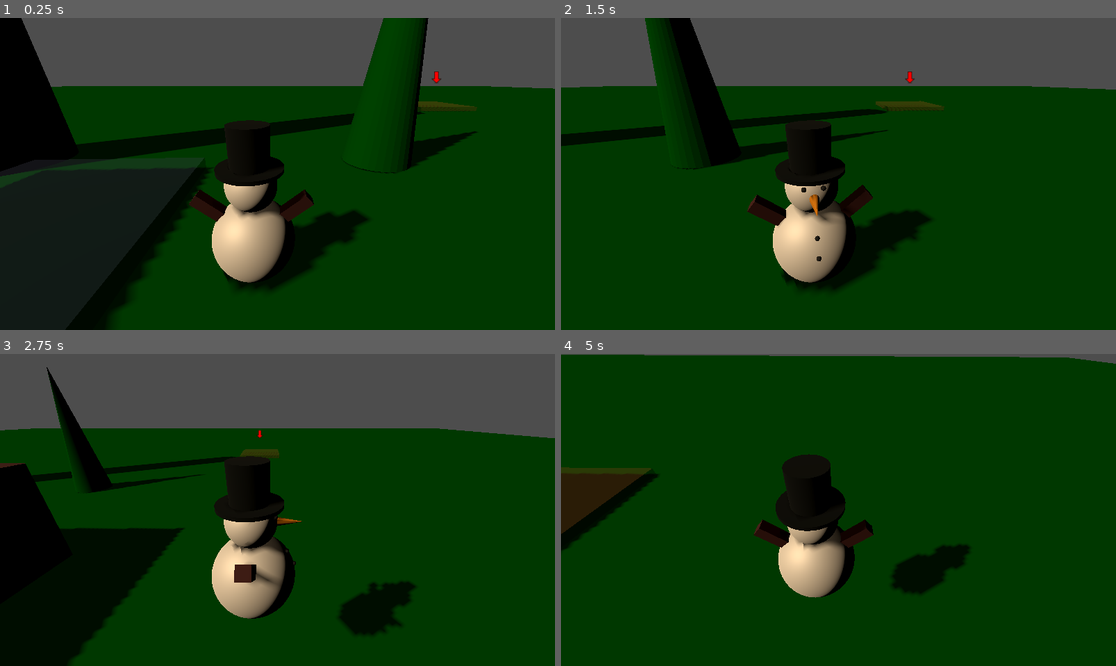
Above: before the commit, frames 1-4 (two rows, left to right).
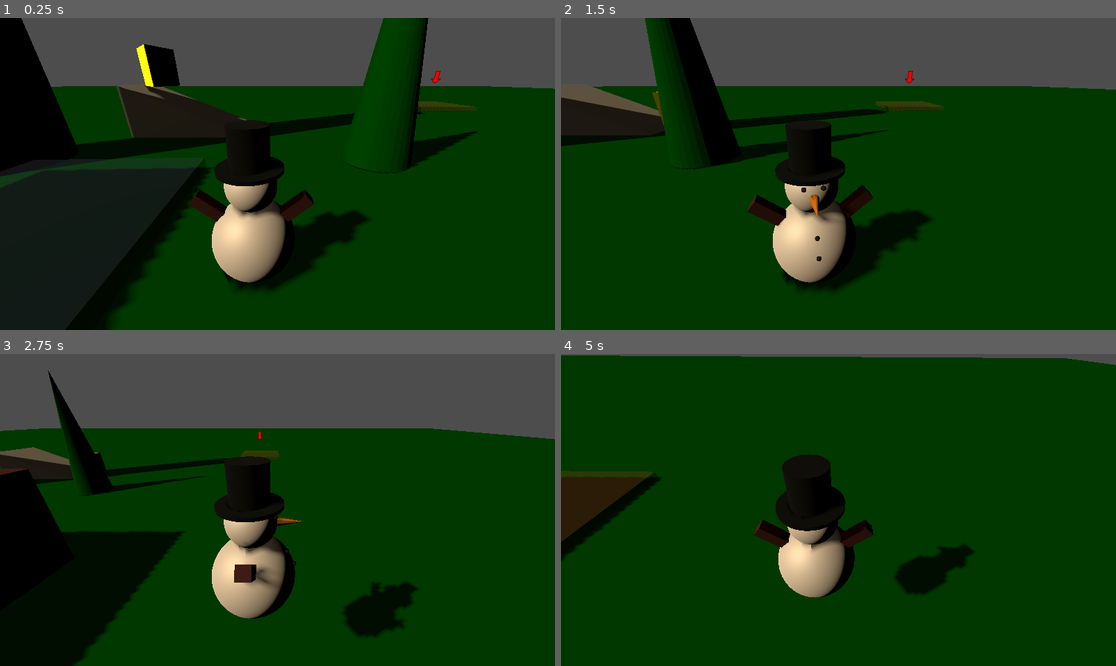
Above: after the commit, the same moments.

Repository: ThannooDhanan/3D-Game
Game: Godot game, scene res://Starting_Scene.tscn
The game is run twice, just before and just after one commit, with the same random seed, the same clock (stepped at 60 frames per second) and the same inputs.
Inputs (mouse positions are in pixels of both pictures, inside the frame that each line leads up to):
- Up to frame 1 (0.25 s): no input
- Up to frame 2 (1.5 s): move the mouse to (960, 158) at 0.52 s; hold Right (Right) 0.53-1.28 s; hold X (Dig) 0.53-1.28 s; tap Space (jump) at 0.77, 0.8, 1.07, 1.35 s; move the mouse to (727, 189) at 1.27 s; hold Down (Backward) from 1.28 s (still down)
- Up to frame 3 (2.75 s): tap Space (jump) at 1.52, 1.82, 2.3 s; tap X (Dig) at 1.55 s; move the mouse to (333, 441) at 2.02 s; release Down (Backward) at 2.03 s; hold Right (Right) from 2.03 s (still down); hold X (Dig) from 2.03 s (still down)
- Up to frame 4 (5 s): move the mouse to (810, 572) at 2.77 s; release Right (Right) at 2.78 s; release X (Dig) at 2.78 s; hold W (Forward) from 2.78 s (still down); click (810, 572) at 2.85 s; tap Space (jump) at 3.02, 3.32, 3.77, 3.8, 4.07, 4.35, 4.52, 4.82 s; tap X (Dig) at 3.05, 4.55 s; move the mouse to (877, 513) at 3.52 s; hold X (Dig) 3.53-4.28 s; move the mouse to (794, 506) at 4.27 s

The runs differ from the first frame. In frame 1, 3.4% of the frame differs, in the area x 20-80%, y 8-39%; in frame 2, 2.4%; in frame 3, 2.5%; in frame 4, 1.5%.

Commit message:
Digging for rewards
You can now dig at sites and claim the buried treasures.

Diff:
--- /dev/null
+++ b/Materials/Color Materials/treasure.tres
@@ -0,0 +1,4 @@
+[gd_resource type="StandardMaterial3D" format=3 uid="uid://ce8tijgnp7uge"]
+
+[resource]
+albedo_color = Color(1.9604187, 1.9604187, 0, 1)
--- /dev/null
+++ b/Materials/Physics/Frictionless.tres
@@ -0,0 +1,4 @@
+[gd_resource type="PhysicsMaterial" format=3 uid="uid://bhsh6ehsici0y"]
+
+[resource]
+friction = 0.3
--- /dev/null
+++ b/Scripts/Level/TrapManagement.gd
@@ -0,0 +1,5 @@
+extends Node3D
+
+@export_group("Trap")
+@onready var hazard: int
+@onready var collapse: int
--- /dev/null
+++ b/Scripts/components/health_component.gd
@@ -0,0 +1,18 @@
+extends Node3D
+class_name HealthComponent
+"""
+This component will serve as the health for anything that uses health,
+"""
+
+@export var health := 5
+#Custom signal incase something occurs on death (like a death bomb)
+signal destroyed
+
+#damage function can also serve as healing with negative numbers passed
+func take_damage(damage : int):
+	health -= damage
+	if health <= 0:
+		die()
+
+func die():
+	destroyed.emit()
--- a/Scripts/player.gd
+++ b/Scripts/player.gd
@@ -20,9 +20,14 @@
 @export var acceleration := 12.0
 @export var rotationSpeed := 10.0
 @export var jumpStrength := 10.0
+@export var coyote_time := .1
+@onready var health := %HealthComponent
+var treasureInHand : Treasure
 
+"""Miscelaneous player status"""
 @onready var player_skin := %"SnowmanSkin"
-var gravity := -30
+var gravity = ProjectSettings.get_setting("physics/3d/default_gravity")
+var was_on_floor := true
 var camera_input_direction := Vector2.ZERO
 var last_mov_direction := Vector3.FORWARD
 var current_state = player_state.IDLE
@@ -48,7 +53,6 @@
 		camera_input_direction = event.screen_relative * mouseSensitivity
 
 func _physics_process(delta):
-
 	rotateCamera(delta)
 	if current_state != player_state.DIGGING:
 		movePlayer(delta)
@@ -81,15 +85,34 @@
 	"""Moves player"""
 	move_direction.y = 0.0
 	velocity = velocity.move_toward(move_direction.normalized() * speed, acceleration * delta)
-	velocity.y = verticalVelocity + gravity * delta
-	velocity.y = clamp(velocity.y, -300, INF)
+	if !is_on_floor():
+		#A coyote timer make jumping mor forgiving in the game.
+		if was_on_floor:
+			get_tree().create_timer(coyote_time).timeout.connect(coyote_timeout)
+		velocity.y = verticalVelocity - (gravity * delta)
+		velocity.y = clamp(velocity.y, -300, 10)
+	else:
+		was_on_floor = true
 
+	jump()
+	face_player(move_direction, delta)
+
+func jump():
 	"""Jumps"""
-	var is_jumping := Input.is_action_just_pressed("jump") and is_on_floor()
-	if is_jumping:
+	var is_jumping := Input.is_action_just_pressed("jump")
+	if is_jumping and ( was_on_floor):
+		if treasureInHand:
+			print("I have: " + treasureInHand.name)
+		else:
+			print("I have no treasure :(")
 		velocity.y += jumpStrength
+		was_on_floor = false
 	move_and_slide()
 
+func coyote_timeout():
+	was_on_floor = false
+
+func face_player(move_direction: Vector3, delta: float):
 	"""Faces Player"""
 	if move_direction.length() > 0.2:
 		last_mov_direction = move_direction
--- /dev/null
+++ b/Scripts/treasures/treasure.gd
@@ -0,0 +1,34 @@
+extends Node3D
+class_name Treasure
+
+@onready var contactBox := %ContactBox
+@onready var collider := $CollisionShape3D
+@onready var skin := %Skin
+@onready var physics_material := "res://Materials/Physics/Frictionless.tres"
+
+var velocity := Vector3.ZERO
+var gravity = ProjectSettings.get_setting("physics/3d/default_gravity")
+@export_range(5,50) var value: int
+
+func _physics_process(delta: float):
+	#simple rotation for the object
+	skin.rotate(Vector3.UP, delta)
+	velocity.y -= (gravity * delta)
+	velocity.y = clamp(velocity.y, -300, 10)
+
+
+func _on_contact_box_body_entered(body: Node3D):
+	if body is Player:
+		body.treasureInHand = self
+		print("in inventory!")
+		visible = false
+		collider.call_deferred("set", "disabled", true)
+		#process_mode = Node.PROCESS_MODE_DISABLED
+
+func _on_body_entered(body: Node) -> void:
+	#collision layer 2 is the ground
+	if(body.collision_layer == 2):
+		self.physics_material_override.friction = 0.5
+	#make the treasue slide off any surface it's resting on
+	else:
+		self.physics_material_override.friction = 0.25
--- /dev/null
+++ b/Scripts/treasures/treasure_bank.gd
@@ -0,0 +1,7 @@
+extends Node3D
+
+@onready var treasureBank := [
+	["res://treasure.tscn"], #level1 treasure
+	[], #level2 treasure
+	[] #level3 treasure
+	]
--- a/Scripts/waypoint_and_home.gd
+++ b/Scripts/waypoint_and_home.gd
@@ -3,10 +3,12 @@
 @onready var dig_spots := %Checkpoints
 @onready var home := %Home
 
+var activeWaypoint: DigSpot
+
 # Called when the node enters the scene tree for the first time.
 func _ready() -> void:
 	var randomPoint = randi_range(1, len(dig_spots.get_children())) - 1
-	var activeWaypoint : DigSpot = dig_spots.get_child(randomPoint)
+	activeWaypoint = dig_spots.get_child(randomPoint)
 	for waypoint in dig_spots.get_children():
 		waypoint.playerEnteredSite.connect(playerInPoint)
 		waypoint.playerLeftSite.connect(playerLeftPoint)
@@ -20,6 +22,7 @@
 func playerInPoint(digSite: Area3D, player: Node3D) -> void:
 	if player is Player and digSite.active:
 		player.canDig = true
+		player.finishedDigging.connect(goHome)
 		#wait for the player to finish digging then deactivate digSite
 		#make home the new active point
 		print("Player " + player.name + " in " + digSite.name)
@@ -27,3 +30,7 @@
 func playerLeftPoint(player: Node3D):
 	if player is Player:
 		player.canDig = false
+
+func goHome():
+	activeWaypoint.active = false
+	activeWaypoint.visible = false
--- a/Starting_Scene.tscn
+++ b/Starting_Scene.tscn
@@ -1,11 +1,14 @@
-[gd_scene load_steps=15 format=3 uid="uid://bgtgpb3jxkm56"]
+[gd_scene load_steps=18 format=3 uid="uid://bgtgpb3jxkm56"]
 
-[ext_resource type="Material" uid="uid://dy2vo6xbu52ky" path="res://Materials/ground.tres" id="1_4e0oo"]
+[ext_resource type="Material" uid="uid://dy2vo6xbu52ky" path="res://Materials/Color Materials/ground.tres" id="1_4e0oo"]
 [ext_resource type="PackedScene" uid="uid://d2w684tflowaa" path="res://snowman.tscn" id="1_g45l7"]
+[ext_resource type="Script" uid="uid://b5yltvfypkusb" path="res://Scripts/Level/TrapManagement.gd" id="1_y1wb8"]
 [ext_resource type="ArrayMesh" uid="uid://doapevvd5fwf2" path="res://Objects/carrot.obj" id="3_b4p0v"]
-[ext_resource type="Material" uid="uid://ckm4aknro6eh1" path="res://Materials/carrot.tres" id="4_t3ix3"]
-[ext_resource type="Material" uid="uid://cp8ddjlkjemya" path="res://Materials/Snowman_arm.tres" id="5_y1wb8"]
+[ext_resource type="Material" uid="uid://ckm4aknro6eh1" path="res://Materials/Color Materials/carrot.tres" id="4_t3ix3"]
+[ext_resource type="Material" uid="uid://cp8ddjlkjemya" path="res://Materials/Color Materials/Snowman_arm.tres" id="5_y1wb8"]
 [ext_resource type="PackedScene" uid="uid://dw4agfysx3wke" path="res://waypoint_and_return.tscn" id="6_t3ix3"]
+[ext_resource type="PackedScene" uid="uid://fja02r6tv40w" path="res://Treasures/treasure.tscn" id="8_l2gww"]
+[ext_resource type="PackedScene" uid="uid://7t6oubquod5h" path="res://to delete/ramp.tscn" id="9_na0wc"]
 
 [sub_resource type="QuadMesh" id="QuadMesh_e4ond"]
 
@@ -26,13 +29,16 @@
 [sub_resource type="BoxShape3D" id="BoxShape3D_b4p0v"]
 
 [node name="Main" type="Node3D"]
+script = ExtResource("1_y1wb8")
 
 [node name="MeshInstance3D" type="MeshInstance3D" parent="."]
 transform = Transform3D(100, 0, 0, 0, 4.37114e-06, 100, 0, -100, 4.37114e-06, 0, -0.0245649, 0)
+layers = 2
 mesh = SubResource("QuadMesh_e4ond")
 surface_material_override/0 = ExtResource("1_4e0oo")
 
 [node name="StaticBody3D2" type="StaticBody3D" parent="MeshInstance3D"]
+collision_layer = 2
 physics_material_override = SubResource("PhysicsMaterial_b4p0v")
 
 [node name="CollisionShape3D" type="CollisionShape3D" parent="MeshInstance3D/StaticBody3D2"]
@@ -104,5 +110,11 @@
 [node name="WaypointAndReturn" parent="." instance=ExtResource("6_t3ix3")]
 transform = Transform3D(-0.041718695, 0, 0.9991294, 0, 1, 0, -0.9991294, 0, -0.041718695, -2.5750403, 0, -0.45673704)
 
+[node name="Treasure" parent="." instance=ExtResource("8_l2gww")]
+transform = Transform3D(1, 0, 0, 0, 1, 0, 0, 0, 1, -3.3497577, 2.4976833, -5.068224)
+
+[node name="Ramp" parent="." instance=ExtResource("9_na0wc")]
+transform = Transform3D(-1.18784946e-07, 3.4367704, 0, -2.7174828, -1.50226e-07, 0, 0, 0, 1.8880184, -2.304203, 4.7683716e-07, -5.2471685)
+
 [editable path="Snowman"]
 [editable path="WaypointAndReturn"]
--- /dev/null
+++ b/Treasures/treasure.tscn
@@ -0,0 +1,44 @@
+[gd_scene load_steps=7 format=3 uid="uid://fja02r6tv40w"]
+
+[ext_resource type="Script" uid="uid://nitlwgig5ort" path="res://Scripts/treasures/treasure.gd" id="1_hhdy1"]
+[ext_resource type="PhysicsMaterial" uid="uid://bhsh6ehsici0y" path="res://Materials/Physics/Frictionless.tres" id="1_lxfyp"]
+[ext_resource type="Material" uid="uid://ce8tijgnp7uge" path="res://Materials/Color Materials/treasure.tres" id="2_lxfyp"]
+
+[sub_resource type="PrismMesh" id="PrismMesh_qkt42"]
+
+[sub_resource type="CapsuleShape3D" id="CapsuleShape3D_hhdy1"]
+height = 1.3
+
+[sub_resource type="BoxShape3D" id="BoxShape3D_h85lg"]
+size = Vector3(1.4, 1.4, 1.4)
+
+[node name="Treasure" type="RigidBody3D"]
+collision_mask = 3
+axis_lock_angular_x = true
+axis_lock_angular_y = true
+axis_lock_angular_z = true
+physics_material_override = ExtResource("1_lxfyp")
+contact_monitor = true
+max_contacts_reported = 2
+script = ExtResource("1_hhdy1")
+value = 5
+
+[node name="Skin" type="MeshInstance3D" parent="."]
+unique_name_in_owner = true
+transform = Transform3D(1, 0, 0, 0, -4.371139e-08, -1, 0, 1, -4.371139e-08, 0, 0, 0)
+mesh = SubResource("PrismMesh_qkt42")
+surface_material_override/0 = ExtResource("2_lxfyp")
+
+[node name="CollisionShape3D" type="CollisionShape3D" parent="."]
+transform = Transform3D(1, 0, 0, 0, 1, 0, 0, 0, 1, 2.9802322e-08, -0.049572825, 2.9802322e-08)
+shape = SubResource("CapsuleShape3D_hhdy1")
+
+[node name="ContactBox" type="Area3D" parent="."]
+unique_name_in_owner = true
+
+[node name="CollisionShape3D" type="CollisionShape3D" parent="ContactBox"]
+transform = Transform3D(1, 0, 0, 0, 1, 0, 0, 0, 1, -5.9604645e-08, 5.9604645e-08, 5.9604645e-08)
+shape = SubResource("BoxShape3D_h85lg")
+
+[connection signal="body_entered" from="." to="." method="_on_body_entered"]
+[connection signal="body_entered" from="ContactBox" to="." method="_on_contact_box_body_entered"]
--- /dev/null
+++ b/Treasures/treasure_bank.tscn
@@ -0,0 +1,6 @@
+[gd_scene load_steps=2 format=3 uid="uid://cwat0tklgfm1g"]
+
+[ext_resource type="Script" uid="uid://orv0n61cdivl" path="res://Scripts/treasures/treasure_bank.gd" id="1_gxioj"]
+
+[node name="Treasure Bank" type="Node3D"]
+script = ExtResource("1_gxioj")
--- /dev/null
+++ b/home.tscn
@@ -0,0 +1,25 @@
+[gd_scene load_steps=5 format=3 uid="uid://b3uo6entoqbxq"]
+
+[ext_resource type="Material" uid="uid://dw2q727oh5sog" path="res://Materials/Color Materials/home_point.tres" id="1_tt30a"]
+[ext_resource type="Texture2D" uid="uid://c5wno254pwfkk" path="res://picture/Arrow.png" id="2_1ey7h"]
+
+[sub_resource type="BoxShape3D" id="BoxShape3D_w1vx1"]
+size = Vector3(3, 0.2, 3)
+
+[sub_resource type="BoxMesh" id="BoxMesh_tdds4"]
+
+[node name="Home" type="Area3D"]
+
+[node name="CollisionShape3D" type="CollisionShape3D" parent="."]
+transform = Transform3D(1, 0, 0, 0, 1, 0, 0, 0, 1, 0, 0.099999994, 0)
+shape = SubResource("BoxShape3D_w1vx1")
+
+[node name="MeshInstance3D" type="MeshInstance3D" parent="."]
+transform = Transform3D(3, 0, 0, 0, 0.2, 0, 0, 0, 3, 0, 0.1, 0)
+mesh = SubResource("BoxMesh_tdds4")
+surface_material_override/0 = ExtResource("1_tt30a")
+
+[node name="Sprite3D" type="Sprite3D" parent="."]
+transform = Transform3D(1, 0, 0, 0, 1, 0, 0, 0, 1, 0, 1.5, 0)
+billboard = 2
+texture = ExtResource("2_1ey7h")
--- a/point_of_interest.tscn
+++ b/point_of_interest.tscn
@@ -1,7 +1,7 @@
 [gd_scene load_steps=7 format=3 uid="uid://l4412yq7568"]
 
 [ext_resource type="Script" uid="uid://3nq6a431s4v3" path="res://Scripts/Waypoint.gd" id="1_dsmrs"]
-[ext_resource type="Material" uid="uid://t3yma0weqa0d" path="res://Materials/point_of_interest.tres" id="1_you40"]
+[ext_resource type="Material" uid="uid://t3yma0weqa0d" path="res://Materials/Color Materials/point_of_interest.tres" id="1_you40"]
 [ext_resource type="Texture2D" uid="uid://c5wno254pwfkk" path="res://picture/Arrow.png" id="2_dsmrs"]
 
 [sub_resource type="BoxShape3D" id="BoxShape3D_bmrny"]
@@ -28,7 +28,7 @@
 unique_name_in_owner = true
 transform = Transform3D(-4.371139e-08, 0, -1, 0, 1, 0, 1, 0, -4.371139e-08, 0, 1.6, 0)
 material_overlay = SubResource("ShaderMaterial_bmrny")
-billboard = 1
+billboard = 2
 texture = ExtResource("2_dsmrs")
 region_enabled = true
 region_rect = Rect2(4.0653877, 0, 56.475643, 64)
--- a/project.godot
+++ b/project.godot
@@ -61,7 +61,12 @@
 ]
 }
 
+[layer_names]
+
+3d_render/layer_2="Ground"
+
 [physics]
 
 common/physics_ticks_per_second=120
 common/max_physics_steps_per_frame=12
+3d/default_gravity=30.0
--- a/snowman.tscn
+++ b/snowman.tscn
@@ -1,12 +1,13 @@
-[gd_scene load_steps=18 format=3 uid="uid://d2w684tflowaa"]
+[gd_scene load_steps=19 format=3 uid="uid://d2w684tflowaa"]
 
 [ext_resource type="Script" uid="uid://bdts2pfalxpxs" path="res://Scripts/player.gd" id="1_p2611"]
-[ext_resource type="Material" uid="uid://cdn81ab24png" path="res://Materials/Snowman_Snow.tres" id="1_qoueb"]
-[ext_resource type="Material" uid="uid://cp8ddjlkjemya" path="res://Materials/Snowman_arm.tres" id="2_1pmes"]
-[ext_resource type="Material" uid="uid://d8xwkh2jmqux" path="res://Materials/Black_Felt.tres" id="3_jjtob"]
+[ext_resource type="Material" uid="uid://cdn81ab24png" path="res://Materials/Color Materials/Snowman_Snow.tres" id="1_qoueb"]
+[ext_resource type="Material" uid="uid://cp8ddjlkjemya" path="res://Materials/Color Materials/Snowman_arm.tres" id="2_1pmes"]
+[ext_resource type="Material" uid="uid://d8xwkh2jmqux" path="res://Materials/Color Materials/Black_Felt.tres" id="3_jjtob"]
 [ext_resource type="ArrayMesh" uid="uid://doapevvd5fwf2" path="res://Objects/carrot.obj" id="4_jgw4j"]
-[ext_resource type="Material" uid="uid://ckm4aknro6eh1" path="res://Materials/carrot.tres" id="5_clocp"]
-[ext_resource type="Material" uid="uid://cdujprnbgrx66" path="res://Materials/charcoal.tres" id="6_6cxhj"]
+[ext_resource type="Material" uid="uid://ckm4aknro6eh1" path="res://Materials/Color Materials/carrot.tres" id="5_clocp"]
+[ext_resource type="Material" uid="uid://cdujprnbgrx66" path="res://Materials/Color Materials/charcoal.tres" id="6_6cxhj"]
+[ext_resource type="Script" uid="uid://bwyr768688hks" path="res://Scripts/components/health_component.gd" id="8_i22mi"]
 
 [sub_resource type="SphereMesh" id="SphereMesh_1q11d"]
 
@@ -24,11 +25,12 @@
 
 [sub_resource type="CylinderMesh" id="CylinderMesh_xfbe7"]
 
+[sub_resource type="SphereShape3D" id="SphereShape3D_m4omw"]
+
 [sub_resource type="CapsuleShape3D" id="CapsuleShape3D_6q38s"]
 
-[sub_resource type="SphereShape3D" id="SphereShape3D_m4omw"]
-
 [node name="Snowman" type="CharacterBody3D"]
+collision_mask = 3
 script = ExtResource("1_p2611")
 max_velocity = 5
 
@@ -104,10 +106,6 @@
 mesh = SubResource("SphereMesh_1q11d")
 surface_material_override/0 = ExtResource("6_6cxhj")
 
-[node name="CollisionShape3D" type="CollisionShape3D" parent="."]
-transform = Transform3D(0.7, 0, 0, 0, 0.6, 0, 0, 0, 0.7, 0, 0.655056, 0)
-shape = SubResource("CapsuleShape3D_6q38s")
-
 [node name="Camera Pivot" type="Node3D" parent="."]
 unique_name_in_owner = true
 transform = Transform3D(1, 0, 0, 0, 1, 0, 0, 0, 1, 0.2, 0.95, 0)
@@ -119,3 +117,13 @@
 
 [node name="playerCam" type="Camera3D" parent="Camera Pivot/SpringArm3D"]
 unique_name_in_owner = true
+
+[node name="HealthComponent" type="Node3D" parent="."]
+unique_name_in_owner = true
+script = ExtResource("8_i22mi")
+health = 10
+metadata/_custom_type_script = "uid://bwyr768688hks"
+
+[node name="CollisionShape3D" type="CollisionShape3D" parent="."]
+transform = Transform3D(0.7, 0, 0, 0, 0.6, 0, 0, 0, 0.7, 0, 0.655056, 0)
+shape = SubResource("CapsuleShape3D_6q38s")
--- /dev/null
+++ b/to delete/ramp.tscn
@@ -0,0 +1,21 @@
+[gd_scene load_steps=4 format=3 uid="uid://7t6oubquod5h"]
+
+[sub_resource type="PhysicsMaterial" id="PhysicsMaterial_c73o1"]
+
+[sub_resource type="PrismMesh" id="PrismMesh_c73o1"]
+
+[sub_resource type="ConcavePolygonShape3D" id="ConcavePolygonShape3D_ytgc7"]
+custom_solver_bias = 0.1
+data = PackedVector3Array(0, 0.5, 0.5, 0.5, -0.5, 0.5, -0.5, -0.5, 0.5, 0, 0.5, -0.5, -0.5, -0.5, -0.5, 0.5, -0.5, -0.5, 0, 0.5, 0.5, 0, 0.5, -0.5, 0.5, -0.5, 0.5, 0, 0.5, -0.5, 0.5, -0.5, -0.5, 0.5, -0.5, 0.5, 0, 0.5, -0.5, 0, 0.5, 0.5, -0.5, -0.5, -0.5, 0, 0.5, 0.5, -0.5, -0.5, 0.5, -0.5, -0.5, -0.5, -0.5, -0.5, 0.5, 0.5, -0.5, 0.5, -0.5, -0.5, -0.5, 0.5, -0.5, 0.5, 0.5, -0.5, -0.5, -0.5, -0.5, -0.5)
+
+[node name="Ramp" type="StaticBody3D"]
+transform = Transform3D(-1.18784946e-07, 3.4367704, 0, -2.7174828, -1.50226e-07, 0, 0, 0, 1.8880184, 0, 0, 0)
+physics_material_override = SubResource("PhysicsMaterial_c73o1")
+
+[node name="MeshInstance3D" type="MeshInstance3D" parent="."]
+transform = Transform3D(0.9999999, 0, 0, 0, 0.99999994, 0, 0, 0, 1, 0, 0, 0)
+mesh = SubResource("PrismMesh_c73o1")
+
+[node name="CollisionShape3D" type="CollisionShape3D" parent="."]
+transform = Transform3D(0.9999999, 0, 0, 0, 0.99999994, 0, 0, 0, 1, 0, 0, 0)
+shape = SubResource("ConcavePolygonShape3D_ytgc7")
--- a/waypoint_and_return.tscn
+++ b/waypoint_and_return.tscn
@@ -1,13 +1,8 @@
-[gd_scene load_steps=6 format=3 uid="uid://dw4agfysx3wke"]
+[gd_scene load_steps=4 format=3 uid="uid://dw4agfysx3wke"]
 
-[ext_resource type="Material" uid="uid://dw2q727oh5sog" path="res://Materials/home_point.tres" id="1_qhuge"]
 [ext_resource type="Script" uid="uid://bvtcgisgb2rpi" path="res://Scripts/waypoint_and_home.gd" id="1_w1vx1"]
 [ext_resource type="PackedScene" uid="uid://l4412yq7568" path="res://point_of_interest.tscn" id="2_bmrny"]
-
-[sub_resource type="BoxShape3D" id="BoxShape3D_w1vx1"]
-size = Vector3(3, 0.2, 3)
-
-[sub_resource type="BoxMesh" id="BoxMesh_tdds4"]
+[ext_resource type="PackedScene" uid="uid://b3uo6entoqbxq" path="res://home.tscn" id="3_bmrny"]
 
 [node name="WaypointAndReturn" type="Node3D"]
 script = ExtResource("1_w1vx1")
@@ -24,14 +19,5 @@
 [node name="PointOfInterest3" parent="Checkpoints" instance=ExtResource("2_bmrny")]
 transform = Transform3D(1, 0, 0, 0, 1, 0, 0, 0, 1, 10, 0, 12)
 
-[node name="Home" type="Area3D" parent="."]
+[node name="Home" parent="." instance=ExtResource("3_bmrny")]
 unique_name_in_owner = true
-
-[node name="CollisionShape3D" type="CollisionShape3D" parent="Home"]
-transform = Transform3D(1, 0, 0, 0, 1, 0, 0, 0, 1, 0, 0.099999994, 0)
-shape = SubResource("BoxShape3D_w1vx1")
-
-[node name="MeshInstance3D" type="MeshInstance3D" parent="Home"]
-transform = Transform3D(3, 0, 0, 0, 0.2, 0, 0, 0, 3, 0, 0.1, 0)
-mesh = SubResource("BoxMesh_tdds4")
-surface_material_override/0 = ExtResource("1_qhuge")
Renamed: Materials/Black_Felt.tres -> Materials/Color Materials/Black_Felt.tres
Renamed: Materials/Snowman_Snow.tres -> Materials/Color Materials/Snowman_Snow.tres
Renamed: Materials/Snowman_arm.tres -> Materials/Color Materials/Snowman_arm.tres
Renamed: Materials/carrot.tres -> Materials/Color Materials/carrot.tres
Renamed: Materials/charcoal.tres -> Materials/Color Materials/charcoal.tres
Renamed: Materials/ground.tres -> Materials/Color Materials/ground.tres
Renamed: Materials/home_point.tres -> Materials/Color Materials/home_point.tres
Renamed: Materials/point_of_interest.tres -> Materials/Color Materials/point_of_interest.tres
Not shown, added: Scripts/Level/TrapManagement.gd.uid
Not shown, added: Scripts/components/health_component.gd.uid
Not shown, added: Scripts/treasures/treasure.gd.uid
Not shown, added: Scripts/treasures/treasure_bank.gd.uid
(and 2 more such lines)
